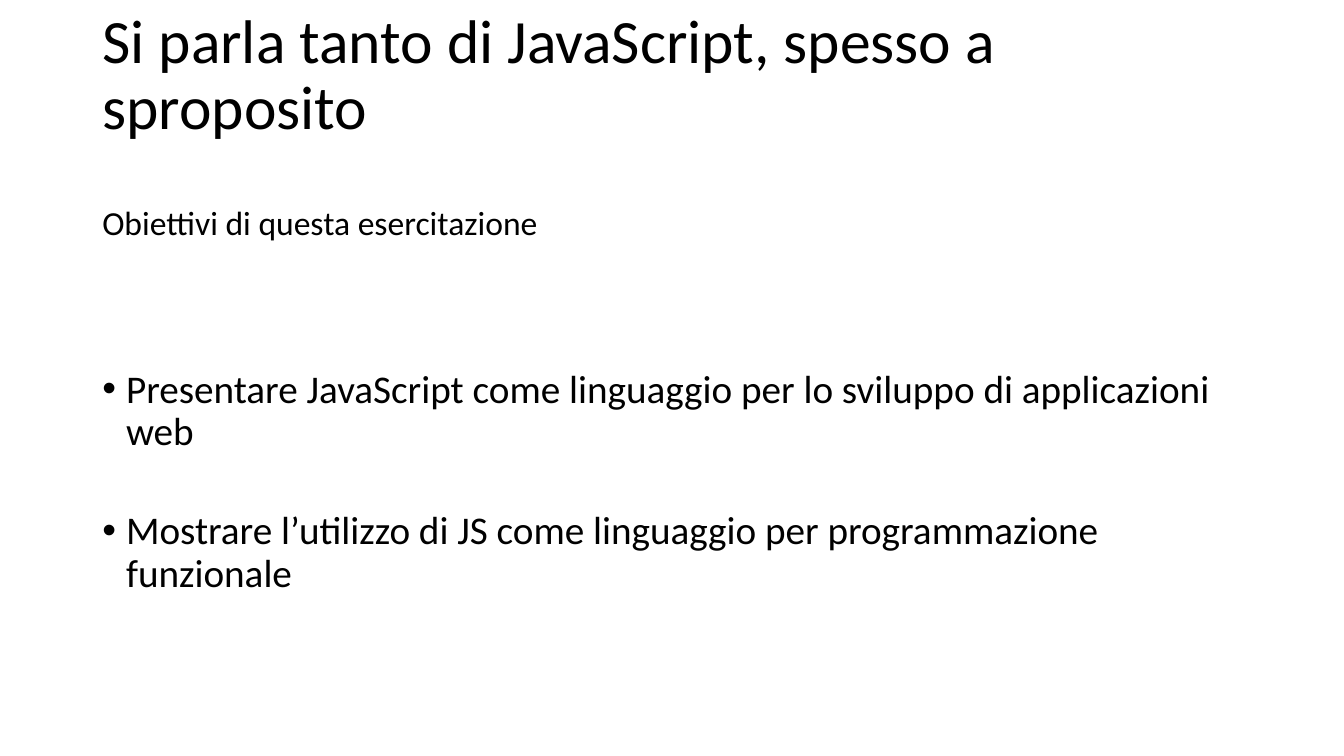
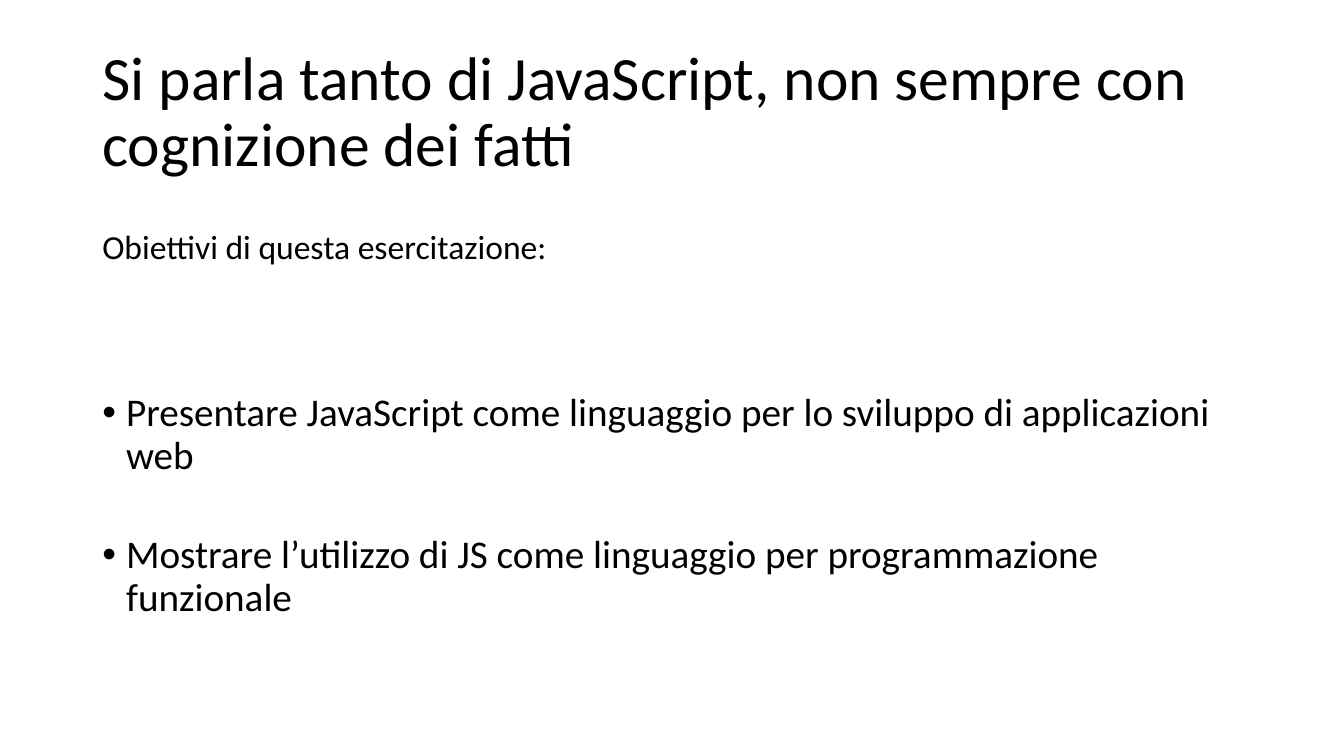
Before and after one commit to Muzietto/funzionale-alla-statale, a slide deck: slide 2 of funzionale-alla-statale.ppt. Drawn at 1344x756 pixels with LibreOffice and Linux fonts; fonts in the diff are those of the drawing. Boxes give left, top, right and bottom in pixels: in the first picture for what was removed or moved away, otherwise in the second. Text is boxed around its words. In the diff, an @@ line names an element or a change of style, - is before the commit and + after.

```diff
--- a/funzionale-alla-statale.ppt
+++ b/funzionale-alla-statale.ppt
@@ title at box(102, 57, 1186, 177): text changed @@
-Si parla tanto di JavaScript, spesso a sproposito
+Si parla tanto di JavaScript, non sempre con cognizione dei fatti
@@ text "Obiettivi di questa esercitazione:": place and size @@
-text "Obiettivi di questa esercitazione:" at box(102, 211, 1209, 588)
+text "Obiettivi di questa esercitazione:" at box(102, 235, 1209, 612)
@@ text at box(102, 235, 547, 265): text changed @@
-Obiettivi di questa esercitazione
+Obiettivi di questa esercitazione:
```
Also in this commit, not shown: 7 other slides changed, 5 slides added, 14 other files.
